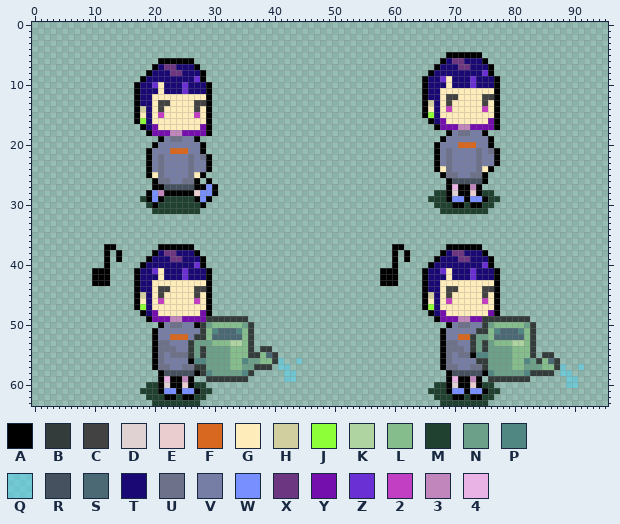
File history of a sprite sheet, scene/Player/player.png. Above, as it was before the edit.
The file is 96x64 pixels.
Palette (. is transparent): A #000000  B #333c3a  C #434242  D #e0d1d3  E #e9cdcf  F #d8671f  G #ffecbb  H #d1cea0  J #8dff39  K #afd3a1  L #85be8c  M #204030  N #6da088  P #518782  Q #5fcde4a5  R #465160  S #4b6875  T #1a0875  U #6d7189  V #767ea5  W #788fff  X #6d3680  Y #740ead  Z #6a30d4  2 #c23fc4  3 #c187bc  4 #eab3e5
Pixels before (only the part around the change), first column x 6:
27 .............
28 .............
29 ............M
30 .............
31 .............
32 .............
33 .............
34 .............
35 .............
36 .............
37 ......AA.....
38 ......A.A....
39 ......A.A....
40 ......A.....A
41 ....AAA....AT
42 ....AAA....AT
43 ....AAA....AT
44 ...........AT
45 ...........AH
46 ...........AG
47 ...........AJ
48 ............A
49 .............
After the commit:
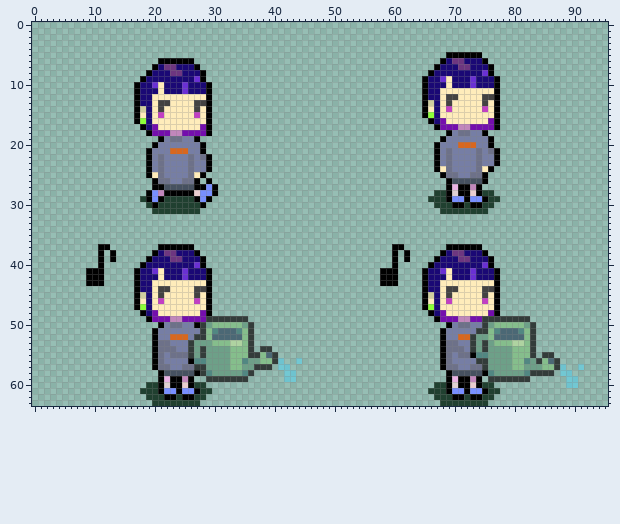
Changes in this commit:
Colour A is added in row 37 at x 11; in rows 38 to 39 at x 11 and 13; in row 40 at x 11; in rows 41 to 43 at x 9.
Colour A is removed in row 37 at x 13; in rows 38 to 39 at x 12 and 14; in rows 40 to 43 at x 12.
Changed places in both pictures, as pixel boxes (x1, y1, x2, y2):
changed: (86, 244, 122, 286)
